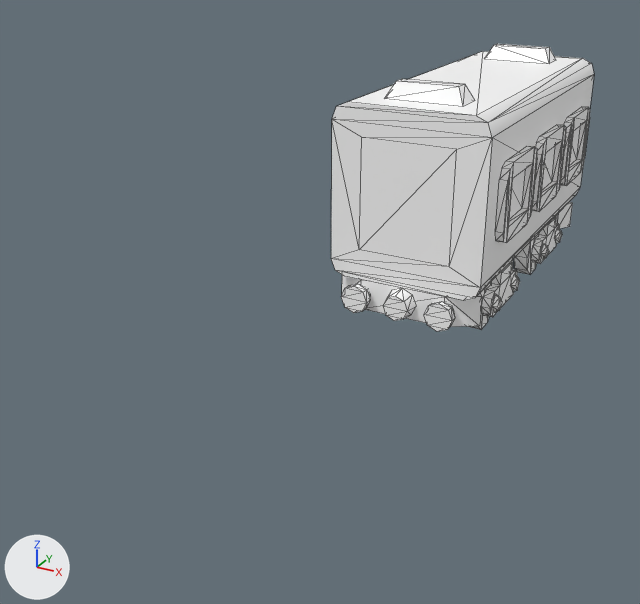
The Blender file blender/trainwagon.blend: old version first, new version second.
Before and after are seen from a 50 mm camera at (2.01, -5.91, 2.5) aimed at (-0.35, -1.61, 0.35). The axes (+X, +Y, +Z) are drawn at lower left. The lights are the same throughout. The older version comes first. Mesh edges are drawn as thin lines.

Names of what the first picture shows: 'train-electric-subway-b', 'wheels-back', 'wheels-front'.
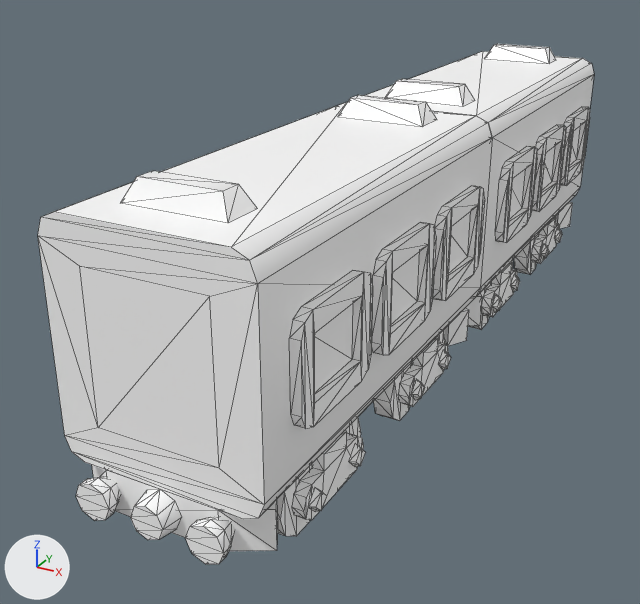
The newer file is also turned or shifted as a whole; pictures and numbers use the older file's frame.

What the commit changed:
Object 'wheels-back.001' (ob_wheels_back_001) is new; it shows a copy of the mesh of ob_wheels_back.
Its location is (0.0, -1.85, 0.359).
Its rotation in degrees is (90, 0, 0).
Its scale is (0.01, 0.01, 0.01).
Object 'wheels-front.001' (ob_wheels_front_001) is new; it shows a copy of the mesh of ob_wheels_back.
Its location is (0.0, -2.95, 0.359).
Its rotation in degrees is (90, 0, 0).
Its scale is (0.01, 0.01, 0.01).
Object 'train-electric-subway-b.001' (ob_train_electric_subway_b_001) is new; it shows a copy of the mesh of ob_train_electric_subway_b.
Its location is (0.0, -2.4, 0.0).
Its rotation in degrees is (90, 0, 0).
Its scale is (0.01, 0.01, 0.01).

What differs and where, as boxes (x1, y1, x2, y2) in the pictures (640 x 604 px):
'train-electric-subway-b.001', added: after (38, 95, 492, 564)
'wheels-front.001', added: after (277, 417, 366, 536)
'wheels-back.001', added: after (374, 330, 451, 421)
